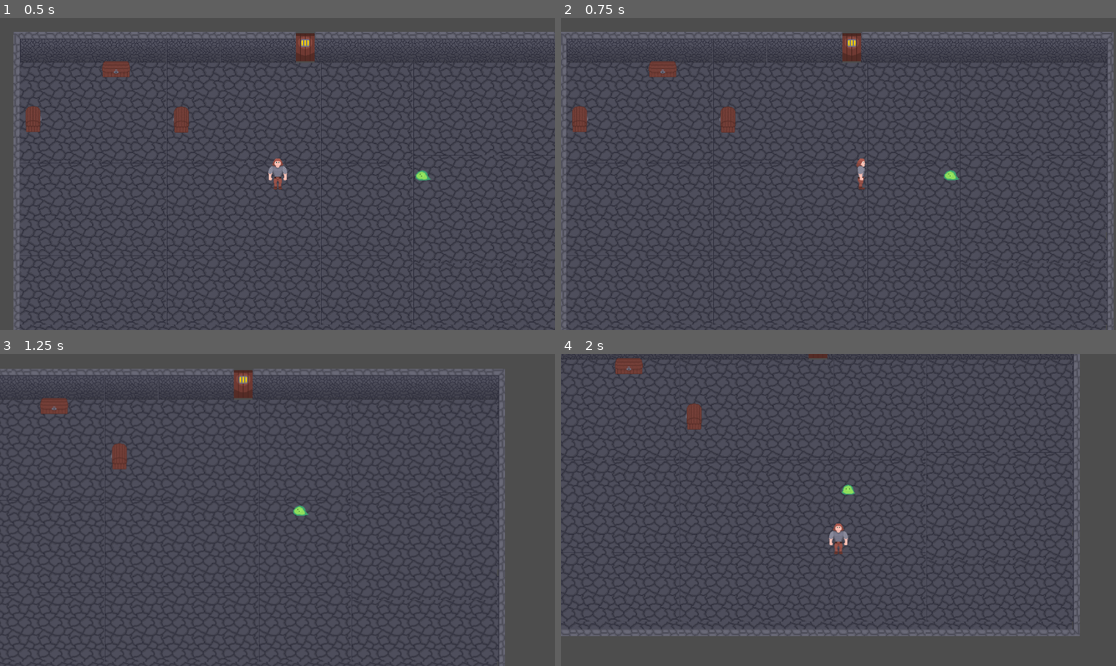
Above: before the commit, frames 1-4 (two rows, left to right).
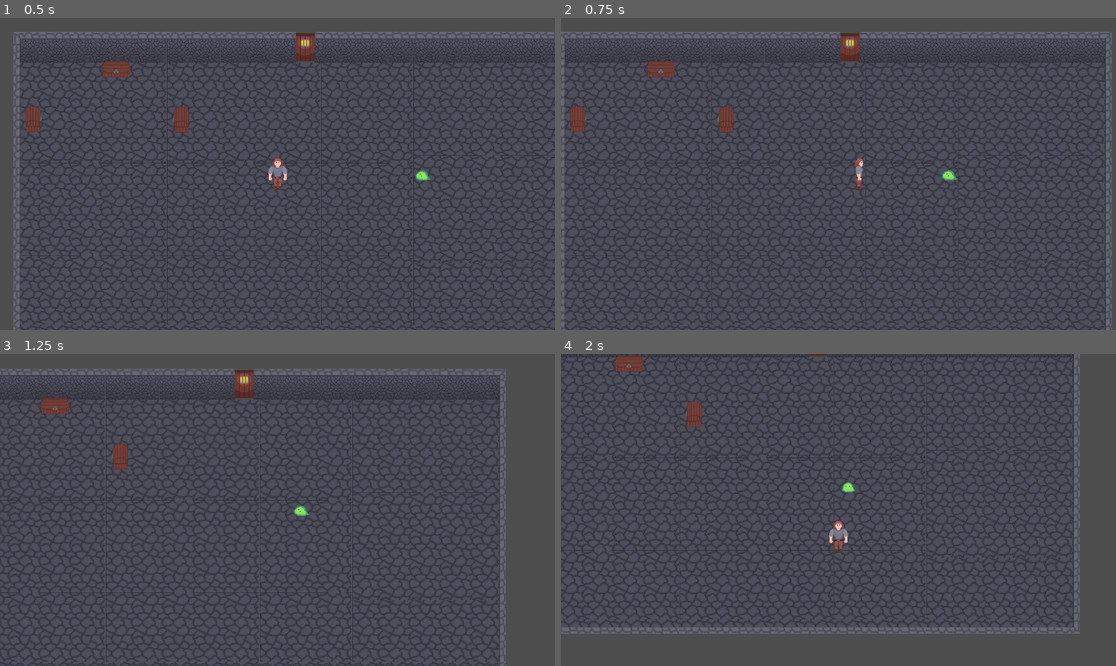
Above: after the commit, the same moments.

Repository: EsderJ10/proyecto-lqs
Game: Godot game, scene res://Scenes/test_room.tscn
The game is run twice, just before and just after one commit, with the same random seed, the same clock (stepped at 60 frames per second) and the same inputs.
Inputs (mouse positions are in pixels of both pictures, inside the frame that each line leads up to):
- Up to frame 1 (0.5 s): no input
- Up to frame 2 (0.75 s): move the mouse to (960, 158) at 0.52 s; hold Right (move_right) from 0.53 s (still down); tap E (open_chest) at 0.6 s
- Up to frame 3 (1.25 s): keep holding Right (move_right)
- Up to frame 4 (2 s): move the mouse to (727, 525) at 1.27 s; release Right (move_right) at 1.28 s; hold Down (move_down) from 1.28 s (still down); click (727, 525) at 1.35 s

Frame 1 is identical in both runs. In frame 2, 7.2% of the frame differs, in the area x 0-100%, y 4-100%; in frame 3, 0.7%; in frame 4, 10%, in the area x 0-94%, y 0-91%.

Commit message:
Created camera_2d.gd, screen shake effect and smoother follow up #23

Diff:
--- a/Scenes/player.tscn
+++ b/Scenes/player.tscn
@@ -1,7 +1,8 @@
-[gd_scene load_steps=10 format=3 uid="uid://b8tpceabf0tgk"]
+[gd_scene load_steps=11 format=3 uid="uid://b8tpceabf0tgk"]
 
 [ext_resource type="Script" uid="uid://bxebkx77nuvls" path="res://Scripts/Character/player.gd" id="1_avkim"]
 [ext_resource type="Texture2D" uid="uid://cankgk3ve1b60" path="res://Assets/Sprites/player_sprite.png" id="2_jfwtd"]
+[ext_resource type="Script" uid="uid://dr3j3r0tk7hwa" path="res://Scripts/Character/camera_2d.gd" id="3_6t5aa"]
 
 [sub_resource type="AtlasTexture" id="AtlasTexture_gtob1"]
 atlas = ExtResource("2_jfwtd")
@@ -83,6 +84,7 @@
 [node name="Camera2D" type="Camera2D" parent="."]
 process_callback = 0
 position_smoothing_enabled = true
+script = ExtResource("3_6t5aa")
 
 [node name="AttackCooldownTimer" type="Timer" parent="."]
 
--- /dev/null
+++ b/Scripts/Character/camera_2d.gd
@@ -0,0 +1,68 @@
+extends Camera2D
+
+## Parameters
+@export_group("Camera Follow")
+@export_range(1.0, 10.0, 0.5) var follow_speed: float = 4.0
+@export_range(0.0, 1.0, 0.05) var look_ahead_factor: float = 0.2  # Movement prediction
+
+@export_group("Screen Shake")
+@export_range(1.0, 20.0, 0.5) var shake_fade: float = 5.0
+@export_range(5.0, 50.0, 1.0) var max_shake_offset: float = 10.0
+@export_range(0.01, 0.5, 0.01) var max_shake_roll: float = 0.1
+@export_range(10.0, 100.0, 5.0) var noise_shake_speed: float = 30.0
+@export_range(10.0, 200.0, 5.0) var noise_shake_strength: float = 60.0
+
+## Variables
+var shake_strength: float = 0.0
+var noise := FastNoiseLite.new()
+var noise_index: float = 0.0
+
+## Lifecycle Methods
+func _ready() -> void:
+	# Initialize noise for screen shake
+	noise.seed = randi()
+	noise.frequency = 0.5
+
+func _process(delta: float) -> void:
+	_update_screen_shake(delta)
+
+## Screen Shake Methods
+func _update_screen_shake(delta: float) -> void:
+	if shake_strength <= 0:
+		# Reset camera when no shake
+		offset = Vector2.ZERO
+		rotation = 0.0
+		return
+
+	# Increment noise index
+	noise_index += delta * noise_shake_speed
+
+	# Generate noise-based shake
+	var shake_x = noise.get_noise_2d(1, noise_index) * shake_strength * noise_shake_strength
+	var shake_y = noise.get_noise_2d(100, noise_index) * shake_strength * noise_shake_strength
+
+	# Apply the shake with clamping
+	offset = Vector2(
+		clamp(shake_x, -max_shake_offset, max_shake_offset),
+		clamp(shake_y, -max_shake_offset, max_shake_offset)
+	)
+	rotation = noise.get_noise_2d(500, noise_index) * shake_strength * max_shake_roll
+
+	# Reduce shake strength
+	shake_strength = max(0, shake_strength - shake_fade * delta)
+
+## Methods for Camera Effects
+func add_trauma(amount: float) -> void:
+	"""
+	Add screen shake trauma. Amount is clamped between 0 and 1.
+	Higher values create more intense shakes.
+	"""
+	shake_strength = min(shake_strength + amount, 1.0)
+
+func start_room_transition(target_position: Vector2, duration: float = 0.5) -> void:
+	"""
+	Smoothly transition the camera to a new position.
+	Useful for multi-room dungeons or scene changes.
+	"""
+	var tween = create_tween().set_ease(Tween.EASE_OUT).set_trans(Tween.TRANS_CUBIC)
+	tween.tween_property(self, "global_position", target_position, duration)
--- a/Scripts/Character/player.gd
+++ b/Scripts/Character/player.gd
@@ -36,6 +36,7 @@
 @onready var dash_timer: Timer = $DashTimer
 @onready var dash_cooldown_timer: Timer = $DashCooldownTimer
 @onready var invulnerability_timer: Timer = $InvulnerabilityTimer
+@onready var camera: Camera2D = $Camera2D
 
 # State Machine
 enum State {IDLE, MOVING, ATTACKING, DASHING, HURT, DEAD}
@@ -299,6 +300,7 @@
 		change_state(State.DEAD)
 	else:
 		# Apply hit reaction
+		camera.add_trauma(0.5)
 		change_state(State.HURT)
 		set_invulnerable(true)
 
Not shown, added: Scripts/Character/camera_2d.gd.uid
